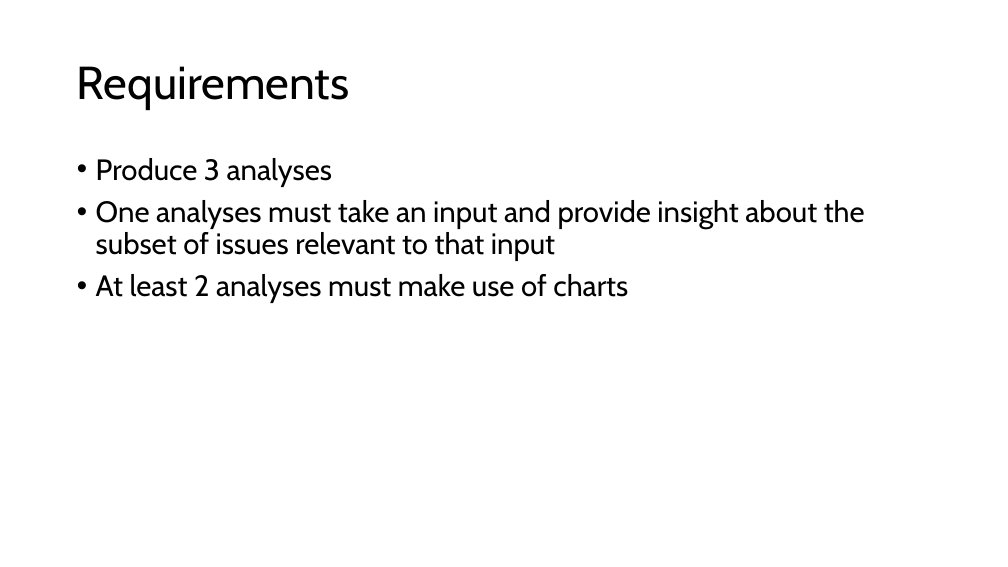
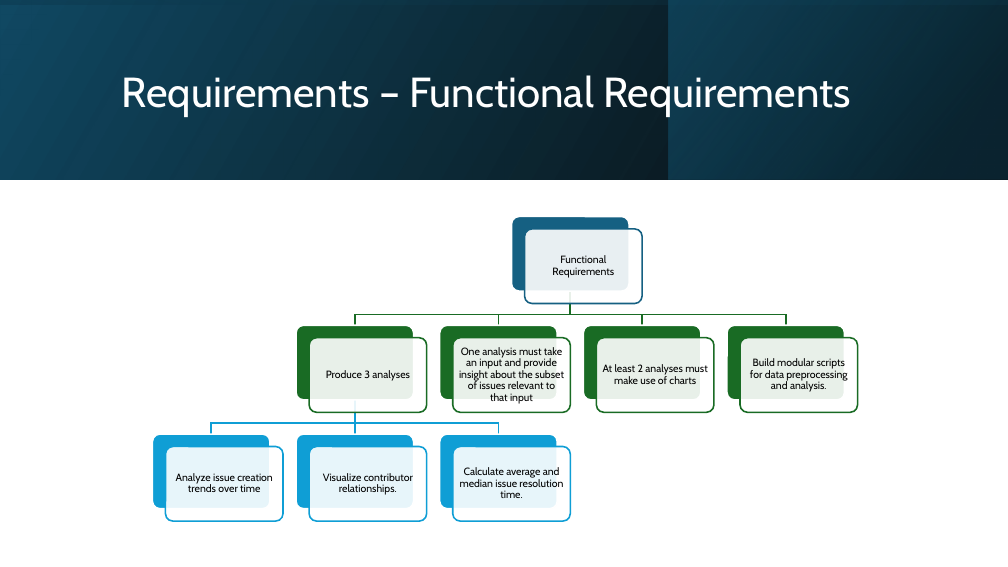
Before and after one commit to timsweeney7/enpm611-project-app, a slide deck: slide 3 of presentation/Presentation1.pptx. Drawn at 1008x567 pixels with LibreOffice and Linux fonts; fonts in the diff are those of the drawing. Boxes give left, top, right and bottom in pixels: in the first picture for what was removed or moved away, otherwise in the second. Text is boxed around its words. In the diff, an @@ line names an element or a change of style, - is before the commit and + after.

```diff
--- a/presentation/Presentation1.pptx
+++ b/presentation/Presentation1.pptx
@@ rectangle added at (x1=0, y1=0, x2=1008, y2=179), fill gradient #000000 to #104862 @@
@@ rectangle added at (x1=0, y1=0, x2=1008, y2=179), fill gradient #104862 to #000000 @@
@@ rectangle added at (x1=668, y1=0, x2=1007, y2=179), fill gradient #0B3041 to #156082 @@
@@ title at (x1=122, y1=75, x2=851, y2=117): text changed; size 44 to 40 pt; text colour #000000 to #FFFFFF @@
-Requirements
+Requirements – Functional Requirements
@@ text removed at (x1=96, y1=158, x2=865, y2=303) @@
-• Produce 3 analyses
-• One analyses must take an input and provide insight about the subset of issues relevant to that input
-• At least 2 analyses must make use of charts
@@ group added at (x1=153, y1=216, x2=858, y2=522): 16 rounded rectangles, 8 texts, 7 freeform shapes @@
+Functional Requirements
+Produce 3 analyses
+Analyze issue creation trends over time
+Visualize contributor relationships.
+Calculate average and median issue resolution time.
+One analysis must take an input and provide insight about the subset of issues relevant to that input
+At least 2 analyses must make use of charts
+Build modular scripts for data preprocessing and analysis.
```
Also in this commit, not shown: 9 other slides changed, 6 slides added, 1 slide removed.
